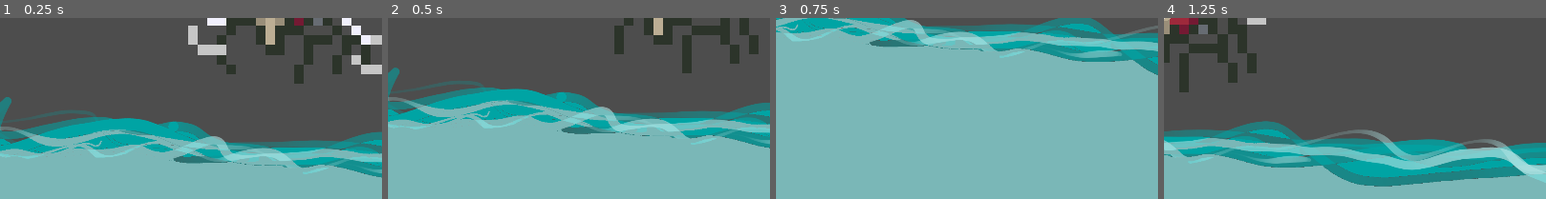
Above: before the commit, frames 1-4 (left to right).
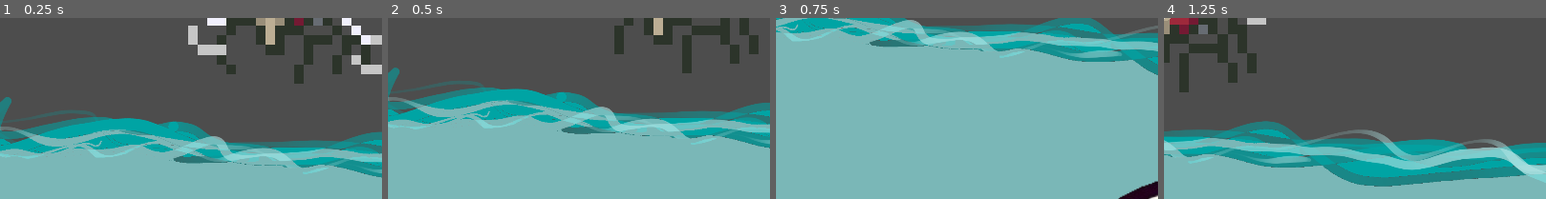
Above: after the commit, the same moments.

Repository: bcrandall0520/BubbleBois
Game: Godot game, scene res://test_main.tscn
The game is run twice, just before and just after one commit, with the same random seed, the same clock (stepped at 60 frames per second) and the same inputs.
Inputs (mouse positions are % of the whole screen's width and height, from its top left):
- Up to frame 1 (0.25 s): no input
- Up to frame 2 (0.5 s): no input
- Up to frame 3 (0.75 s): tap Enter at 0.5 s; move the mouse to (72, 35) at 0.52 s; hold Right (player_1_right) from 0.53 s (still down); hold Down (player_1_fast_fall) from 0.53 s (still down); click (72, 35) at 0.67 s
- Up to frame 4 (1.25 s): keep holding Right (player_1_right); keep holding Down (player_1_fast_fall); tap Up (player_1_jump) at 0.77 s
The pictures show only the part of the screen within x 50-100%, y 50-100%; the shares and areas given below are measured in that part.

Frames 1-2 are identical in both runs. In frame 3, 0.6% of the frame differs, in the area x 89-100%, y 90-100%; in frame 4, nothing differs.

Commit message:
SM: Fish added

Diff:
--- a/components/enemy/Fish.tscn
+++ b/components/enemy/Fish.tscn
@@ -1,6 +1,7 @@
-[gd_scene load_steps=5 format=3 uid="uid://cpy4fx0mjhfir"]
+[gd_scene load_steps=6 format=3 uid="uid://cpy4fx0mjhfir"]
 
 [ext_resource type="Texture2D" uid="uid://do2p5lwxc6bg2" path="res://assets/hazards/fishartBlink.png" id="1_2xfo8"]
+[ext_resource type="Script" path="res://components/enemy/fish.gd" id="2_njk14"]
 
 [sub_resource type="Animation" id="Animation_84d47"]
 resource_name = "Eye"
@@ -47,6 +48,7 @@
 hframes = 3
 vframes = 4
 frame = 1
+script = ExtResource("2_njk14")
 
 [node name="AnimationPlayer" type="AnimationPlayer" parent="Sprite2D"]
 libraries = {
--- /dev/null
+++ b/components/enemy/fish.gd
@@ -0,0 +1,4 @@
+extends Sprite2D
+
+func _ready():
+	$AnimationPlayer.play('Eye')
--- a/test_main.tscn
+++ b/test_main.tscn
@@ -1,9 +1,10 @@
-[gd_scene load_steps=5 format=3 uid="uid://3u1jg47oq7g1"]
+[gd_scene load_steps=6 format=3 uid="uid://b84leeh1b3wff"]
 
-[ext_resource type="PackedScene" uid="uid://dkyy5k123bd1t" path="res://components/platform/water_rect.tscn" id="1_0vtug"]
+[ext_resource type="PackedScene" path="res://components/platform/water_rect.tscn" id="1_0vtug"]
 [ext_resource type="PackedScene" uid="uid://b2ggb8u700kab" path="res://components/player/player.tscn" id="1_rmo0b"]
-[ext_resource type="PackedScene" uid="uid://bu242yxe3prvx" path="res://components/enemy/fly.tscn" id="3_23shv"]
+[ext_resource type="PackedScene" uid="uid://bydsufjkxb45j" path="res://components/enemy/fly.tscn" id="3_23shv"]
 [ext_resource type="PackedScene" path="res://components/platform/waterSurface.tscn" id="3_xaq06"]
+[ext_resource type="PackedScene" uid="uid://cpy4fx0mjhfir" path="res://components/enemy/Fish.tscn" id="5_ae3ty"]
 
 [node name="TestMain" type="Node2D"]
 
@@ -15,6 +16,10 @@
 [node name="WaterSurface" parent="Platform" instance=ExtResource("3_xaq06")]
 position = Vector2(8, 557)
 
+[node name="Fish" parent="." instance=ExtResource("5_ae3ty")]
+position = Vector2(1927, 1289)
+scale = Vector2(3, 3)
+
 [node name="Fly" parent="." instance=ExtResource("3_23shv")]
 position = Vector2(1236, 238)
 
Not shown, added: assets/hazards/fishartBlink.png.import
